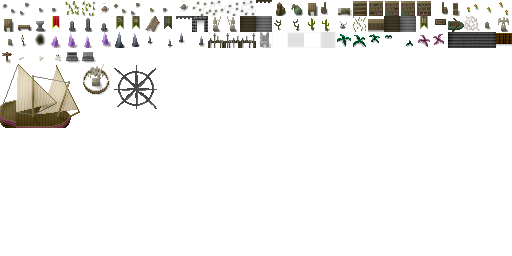
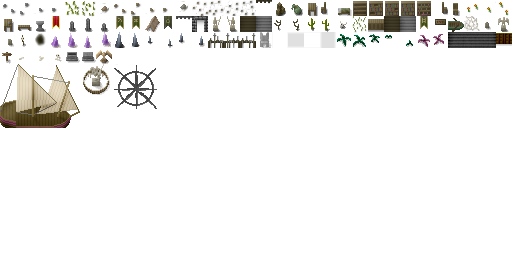
Revision of a layered 512x256 image; what changed, layer by layer:
painted on "shade" over [96, 50, 112, 64]
